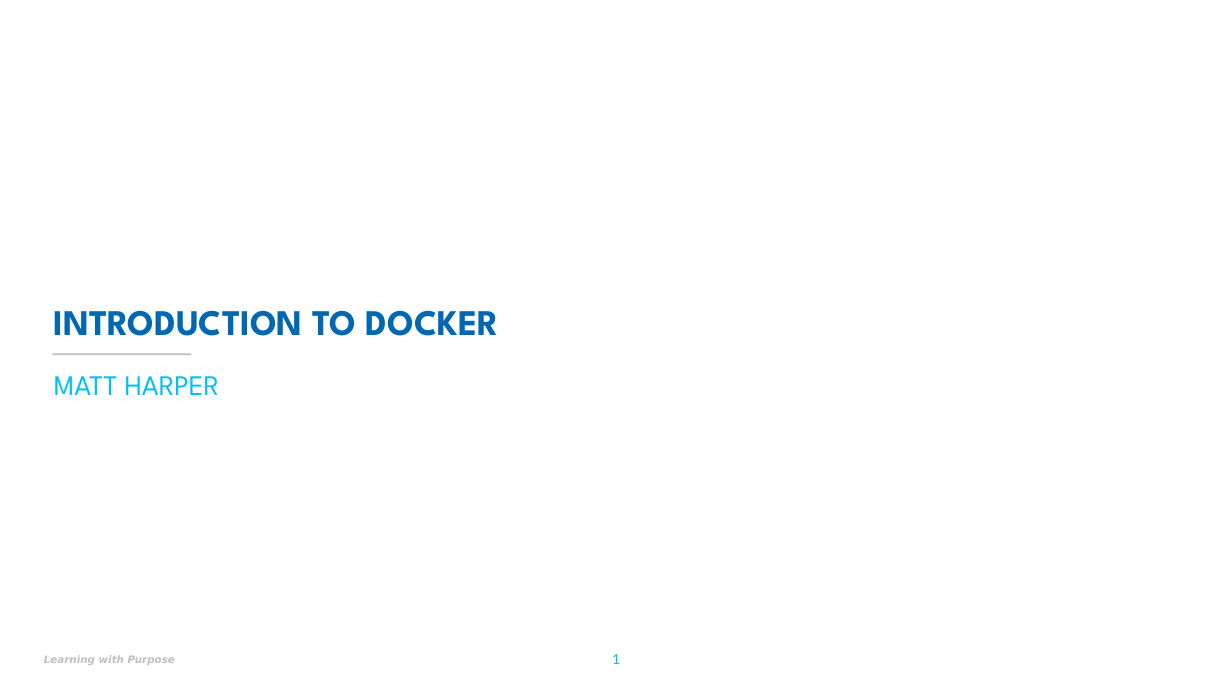
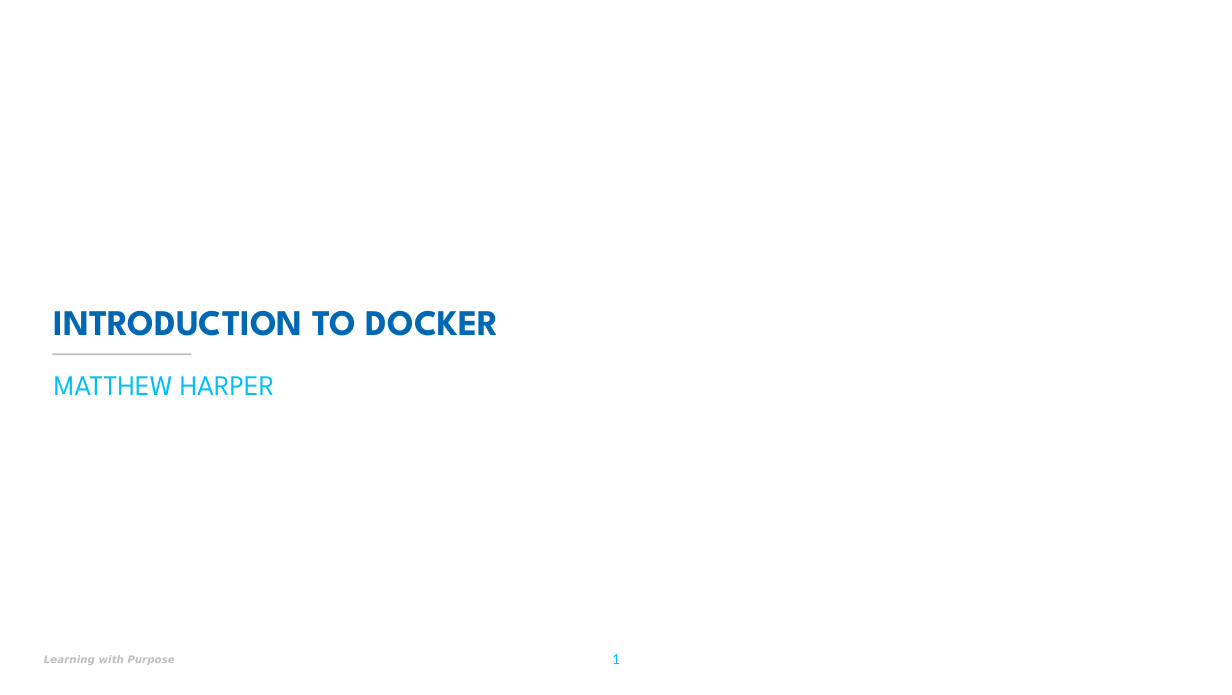
Before and after one commit to UMLCloudComputing/Docker, a slide deck: slide 1 of Slides/Docker-Panic-v1.pptx. Drawn at 1232x695 pixels with LibreOffice and Linux fonts; fonts in the diff are those of the drawing; background and template pictures are left out. Boxes give left, top, right and bottom in pixels: in the first picture for what was removed or moved away, otherwise in the second. Text is boxed around its words. In the diff, an @@ line names an element or a change of style, - is before the commit and + after.

```diff
--- a/Slides/Docker-Panic-v1.pptx
+++ b/Slides/Docker-Panic-v1.pptx
@@ subtitle at box(54, 376, 275, 395): text changed @@
-MATT HARPER
+MATTHEW HARPER
```
Also in this commit, not shown: 1 other slide changed, 3 other files.
